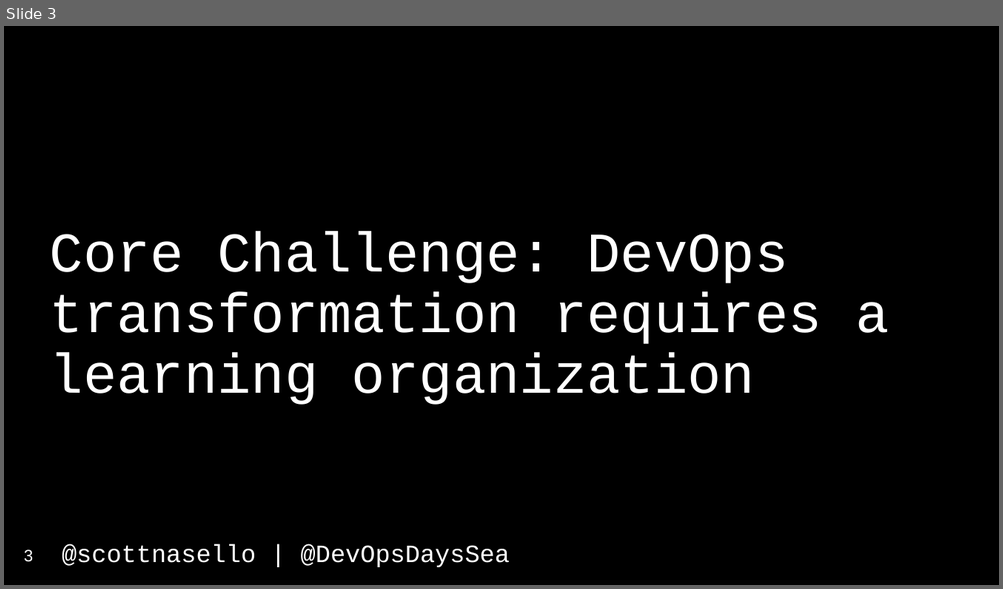
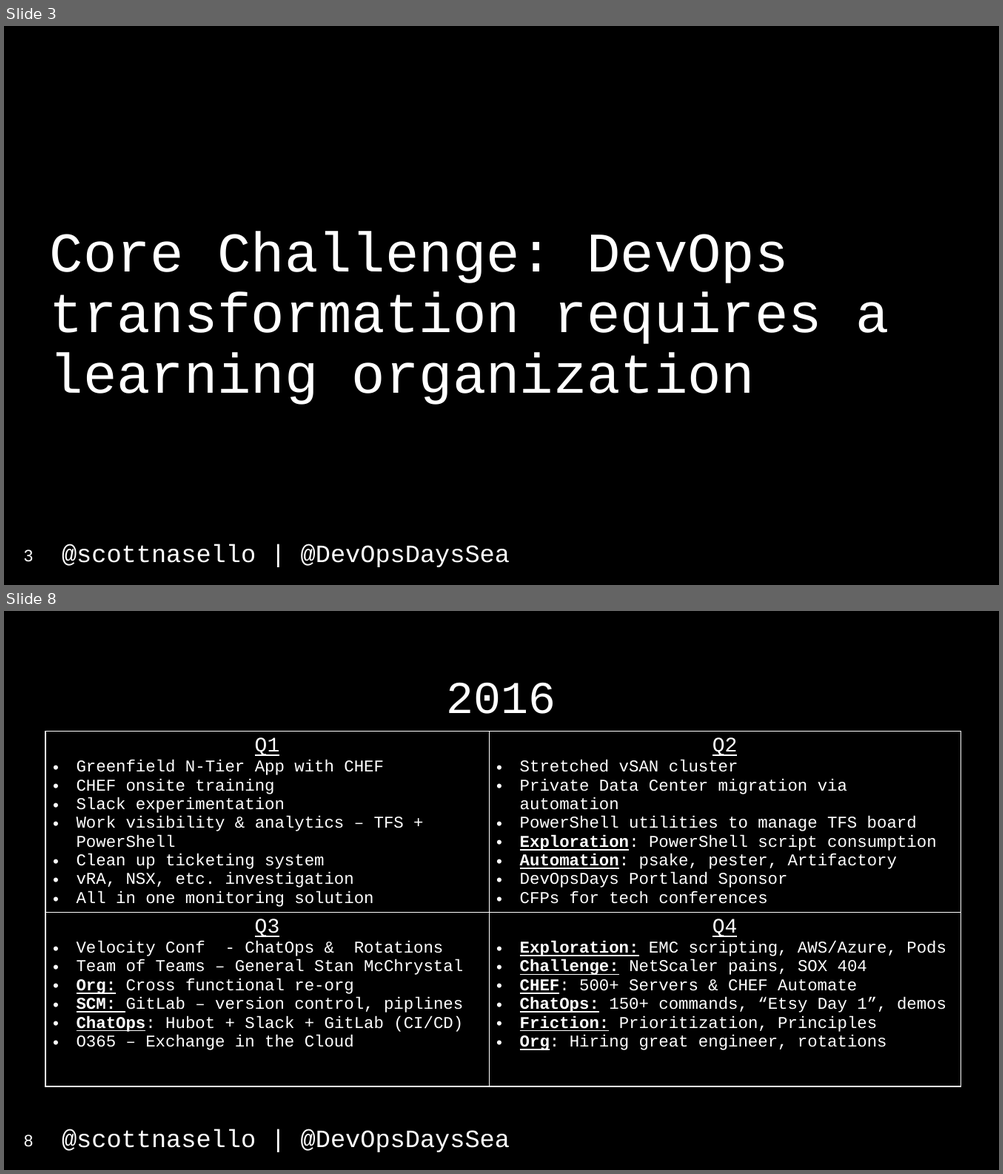
Before and after one commit to scottnasello/talks, a slide deck: 2017-04-26 Seattle DevOpsDays/DevOpsDays Seattle.pptx. Shown one above the other, each under a label of ours: slide 3 before the commit, slides 3 and 8 after it; the slides between them are not shown. The pictures are 1003x589 and 1003x1174 pixels, drawn with LibreOffice and Linux fonts; fonts in the diff are those of the drawing. Boxes give left, top, right and bottom in pixels: in the first picture for what was removed or moved away, otherwise in the second. Text is boxed around its words. In the diff, an @@ line names an element or a change of style, - is before the commit and + after.

```diff
--- a/2017-04-26 Seattle DevOpsDays/DevOpsDays Seattle.pptx
+++ b/2017-04-26 Seattle DevOpsDays/DevOpsDays Seattle.pptx
@@ slide 8 added at [4,611,999,1170], background #000000; not listed: 1 template element that a slide beside it also shows @@
@@ title added at [447,682,556,714], 44 pt, text #FFFFFF @@
+2016
@@ table added at [45,731,961,1097], 2 rows, 2 columns @@
+Q1 / Greenfield N-Tier App with CHEF / CHEF onsite training / Slack experimentation / Work visibility & analytics – TFS + PowerShell / Clean up ticketing system / vRA, NSX, etc. investigation / All in one monitoring solution | Q2 / Stretched vSAN cluster / Private Data Center migration via automation / PowerShell utilities to manage TFS board / Exploration: PowerShell script consumption / Automation: psake, pester, Artifactory / DevOpsDays Portland Sponsor / CFPs for tech conferences
+Q3 / Velocity Conf - ChatOps & Rotations / Team of Teams – General Stan McChrystal / Org: Cross functional re-org / SCM: GitLab – version control, piplines / ChatOps: Hubot + Slack + GitLab (CI/CD) / O365 – Exchange in the Cloud | Q4 / Exploration: EMC scripting, AWS/Azure, Pods / Challenge: NetScaler pains, SOX 404 / CHEF: 500+ Servers & CHEF Automate / ChatOps: 150+ commands, “Etsy Day 1”, demos / Friction: Prioritization, Principles / Org: Hiring great engineer, rotations
@@ page number added at [24,1135,33,1147], 16 pt, text #FFFFFF @@
+8
```
Also in this commit, not shown: 4 slides changed, 15 other slides added, 2 other files.
